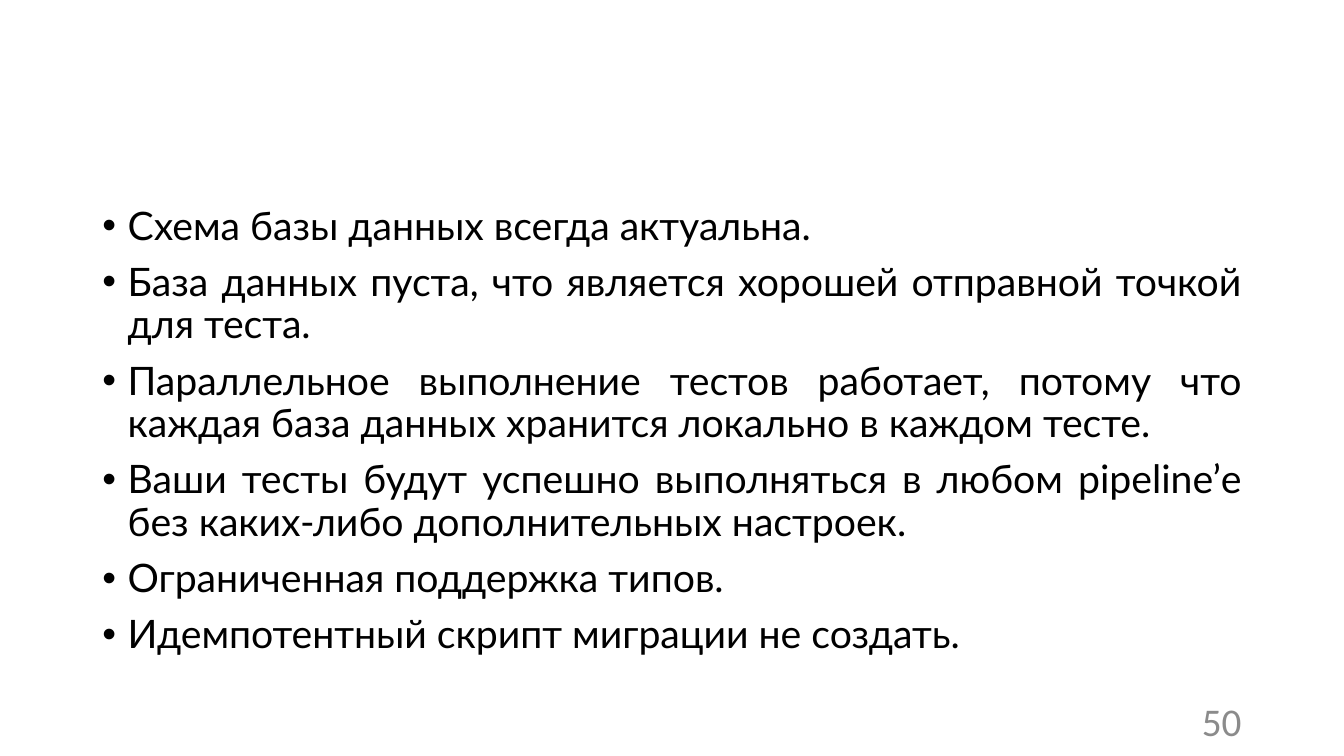
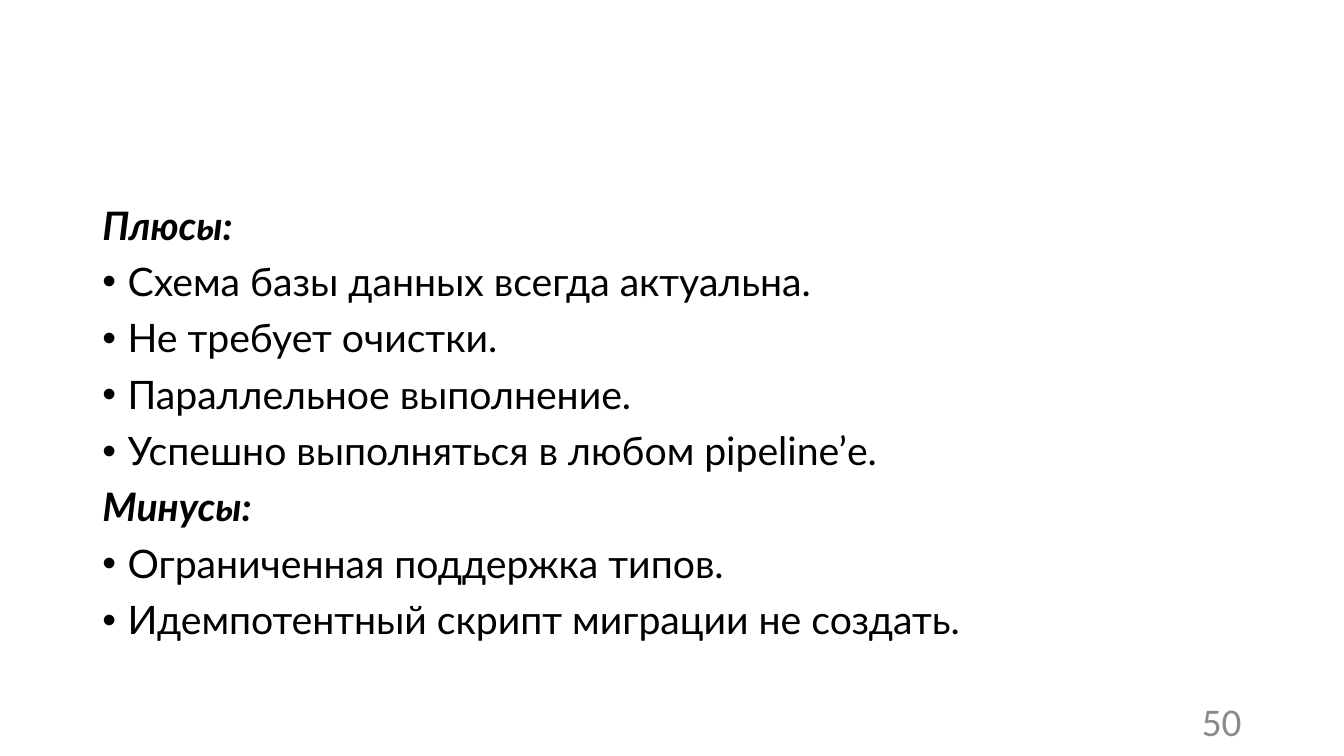
Before and after one commit to Sa1Gur/DbTest.Containers, a slide deck: slide 50 of DbaseTesting.pptx. Drawn at 1344x756 pixels with LibreOffice and Linux fonts; fonts in the diff are those of the drawing; background and template pictures are left out. Boxes give left, top, right and bottom in pixels: in the first picture for what was removed or moved away, otherwise in the second. Text is boxed around its words. In the diff, an @@ line names an element or a change of style, - is before the commit and + after.

```diff
--- a/DbaseTesting.pptx
+++ b/DbaseTesting.pptx
@@ text at box(102, 211, 232, 241): paragraph added @@
+Плюсы:
@@ text at box(102, 323, 877, 528): text changed @@
-• База данных пуста, что является хорошей отправной точкой для теста.
-• Параллельное выполнение тестов работает, потому что каждая база данных хранится локально в каждом тесте.
-• Ваши тесты будут успешно выполняться в любом pipeline’е без каких-либо дополнительных настроек.
+• Не требует очистки.
+• Параллельное выполнение.
+• Успешно выполняться в любом pipeline’е.
+Минусы:
```
Also in this commit, not shown: 3 other slides changed, 1 other file.
